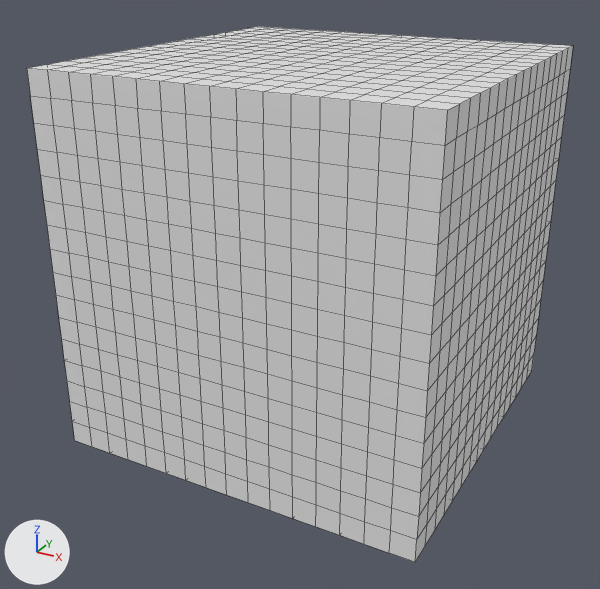
Renders of the Blender file Relativity/Models/animated_cube/animated_cube.blend from each side of a commit.
Camera for both pictures: a 50 mm camera at (1.96, 1.2, 1.58) aimed at (0.04, 4.69, -0.17). Lighting does not change. The marker at lower left points along +X, +Y and +Z. Both versions are drawn at frame 0 of the action 'CubeAction.002'; the numbers are the values there. Mesh edges are drawn as thin lines. Materials are left out; every surface is plain grey.
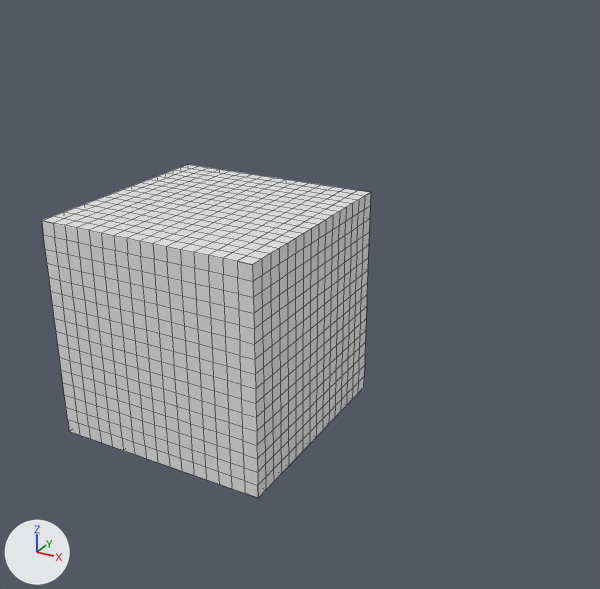
Edits to the scene script, one JSON object a line:
```json
{"block": "me_cube", "where": "# used by ob_cube; location = (0.0, 5.0, 0.0)"}
{"op": "remove", "block": "me_cube", "code": "me_cube.from_pydata(...)  # 1538 vertices, 1536 faces; spans x -1.0..1.0, y -1.0..1.0, z -1.0..1.0"}
{"op": "add", "block": "me_cube", "code": "me_cube.from_pydata(...)  # 1734 vertices, 1536 faces; spans x -1.0..1.0, y -1.0..1.0, z -1.0..1.0"}
{"block": "me_cube", "change": "me_cube part 1"}
{"block": "me_cube", "change": "184 faces are deleted"}
{"block": "me_cube", "change": "2 vertices are added at (-0.62, -1.0, 1.0), (0.12, -1.0, -1.0)"}
{"block": "me_cube", "change": "51 new vertices lie (0.0, 0.12, 0.0) away from vertices in x -1.0..1.0, y 0.88, z -1.0..1.0"}
{"block": "me_cube", "change": "46 new vertices lie (0.12, 0.0, 0.0) away from vertices in x -0.75..0.88, y -1.0..1.0, z -1.0..1.0"}
{"block": "me_cube", "change": "32 new vertices lie (-0.12, 0.0, 0.0) away from vertices in x -0.88..0.75, y -1.0..1.0, z -1.0..1.0"}
{"block": "me_cube", "change": "30 new vertices lie (0.0, 0.0, -0.12) away from vertices in x -1.0..1.0, y -1.0..1.0, z -0.88..0.75"}
{"block": "me_cube", "change": "21 new vertices lie (0.0, -0.12, 0.0) away from vertices in x -1.0..1.0, y -0.88..0.5, z -1.0..1.0"}
{"block": "me_cube", "change": "8 new vertices lie (0.0, 0.0, -0.13) away from vertices in x -1.0..1.0, y -1.0..1.0, z -0.5..0.75"}
{"block": "me_cube", "change": "6 new vertices lie (0.0, -0.13, 0.0) away from vertices in x -1.0..1.0, y -0.25..0.75, z -1.0..1.0"}
{"block": "me_cube", "change": "184 new faces join them"}
{"block": "me_cube", "change": "me_cube part 2: 1352 kept faces spanning x -1.0..1.0, y -1.0..1.0, z -1.0..1.0 are now shaded smooth"}
{"op": "set", "path": "ob_cube.location", "old": "(0.0, 5.0, 0.0)", "new": "(0.0, 4.0, 0.0)"}
{"op": "set", "path": "ob_cube.scale", "old": "(1.0, 1.0, 1.0)", "new": "(0.5, 0.5, 0.5)"}
```

Boxes (x1, y1, x2, y2) around the edits, measured in the pictures (600 x 589 px; the box of a moved part takes in the faces that stretch with it):
```json
{"object": "Cube", "change": "reshaped, moved, rescaled", "before": [27, 27, 573, 562], "after": [42, 165, 371, 498], "on screen": "40% narrower, 38% shorter"}
{"part": 1, "of": "me_cube", "change": "moved or reshaped", "before": [27, 27, 573, 562], "after": [42, 165, 371, 498]}
{"part": 2, "of": "me_cube", "change": "shading changed", "before": [47, 30, 568, 562], "after": [53, 169, 365, 498]}
```
